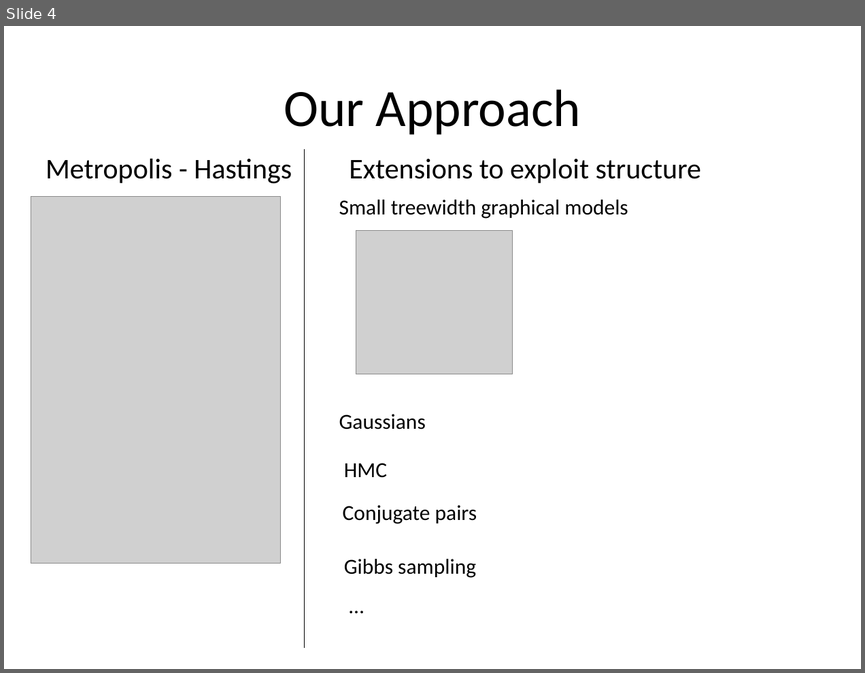
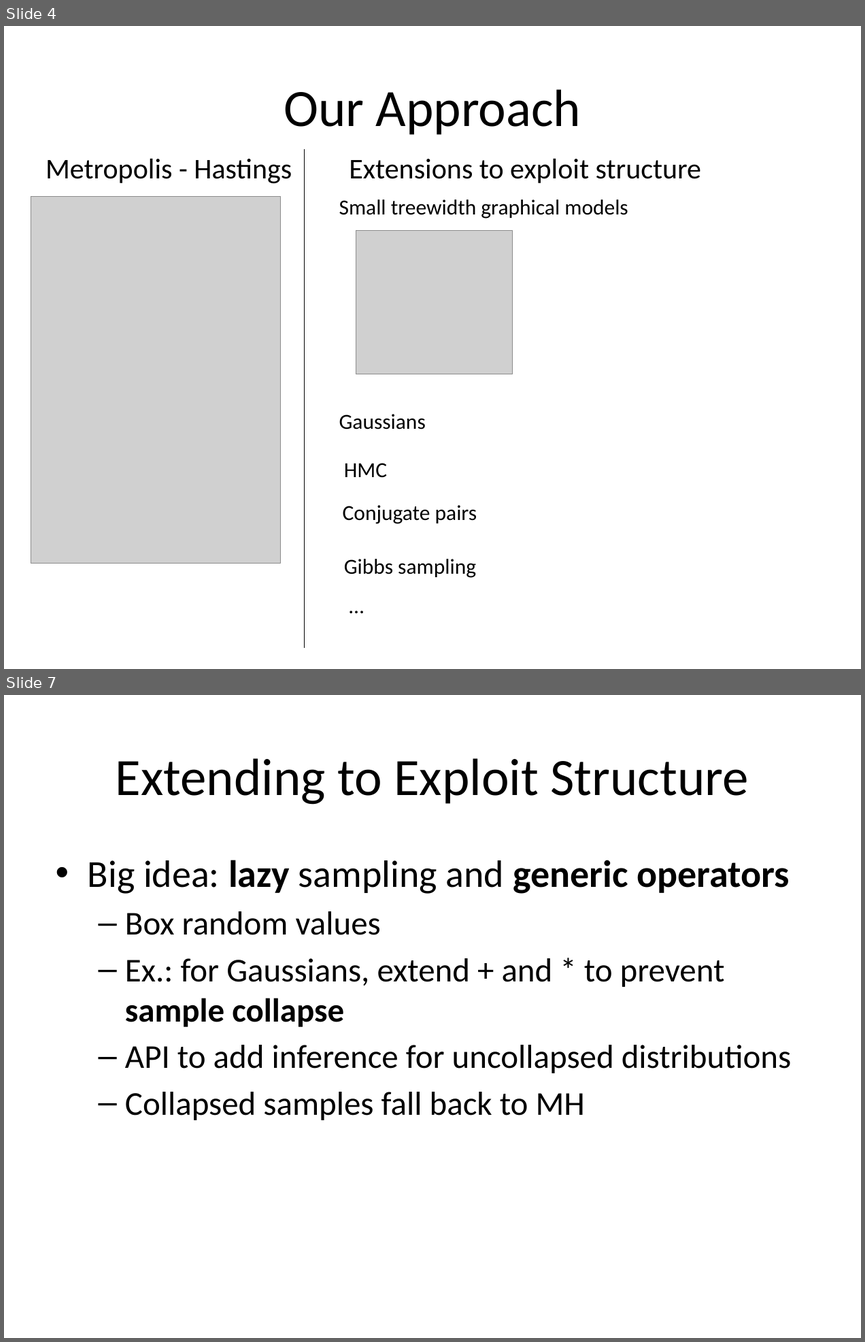
Before and after one commit to mattjj/probprog, a slide deck: SussmanCourse.ProbProgPresentation.pptx. Shown one above the other, each under a label of ours: slide 4 before the commit, slides 4 and 7 after it; the slides between them are not shown. The pictures are 865x673 and 865x1342 pixels, drawn with LibreOffice and Linux fonts; fonts in the diff are those of the drawing; grey boxes stand for pictures. Boxes give left, top, right and bottom in pixels: in the first picture for what was removed or moved away, otherwise in the second. Text is boxed around its words. In the diff, an @@ line names an element or a change of style, - is before the commit and + after.

```diff
--- a/SussmanCourse.ProbProgPresentation.pptx
+++ b/SussmanCourse.ProbProgPresentation.pptx
@@ slide 7 added at (4,695,861,1338), background #FFFFFF @@
@@ title added at (116,758,749,804), 44 pt, text #000000 @@
+Extending to Exploit Structure
@@ text added at (88,860,791,1120), 28 pt, text #000000 @@
+• Big idea: lazy sampling and generic operators
+  – Box random values
+  – Ex.: for Gaussians, extend + and * to prevent sample collapse
+  – API to add inference for uncollapsed distributions
+  – Collapsed samples fall back to MH
```
Also in this commit, not shown: 3 slides changed, 3 other slides added, 4 slides removed.
